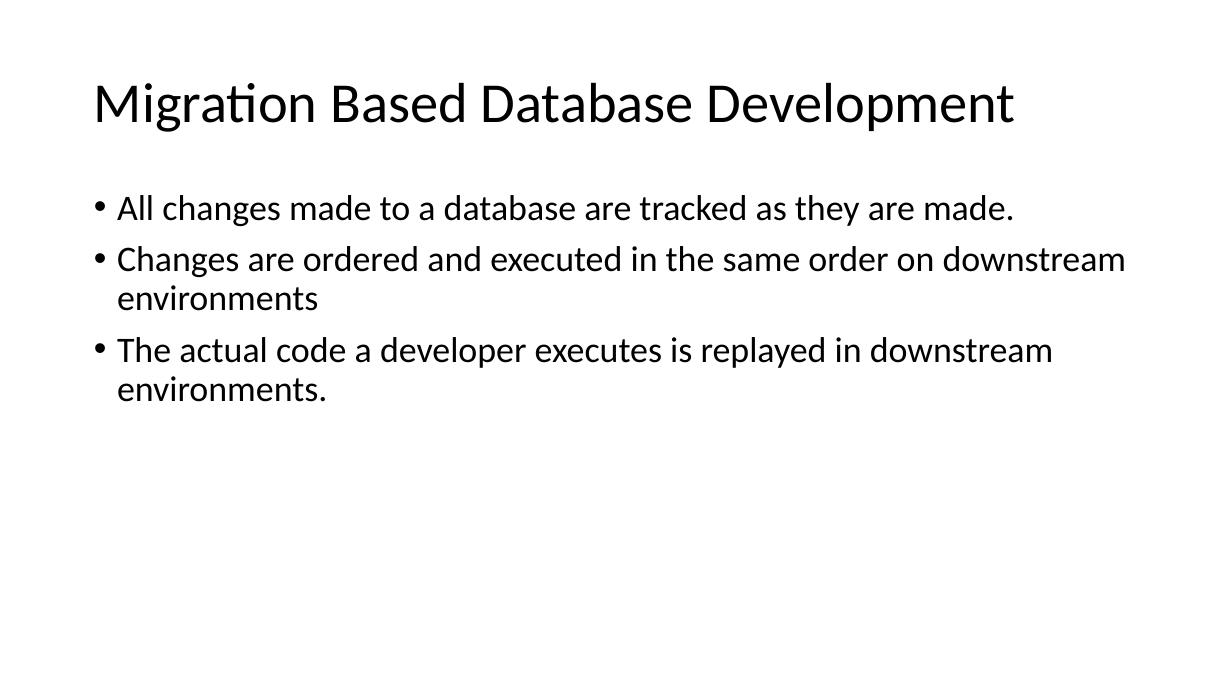
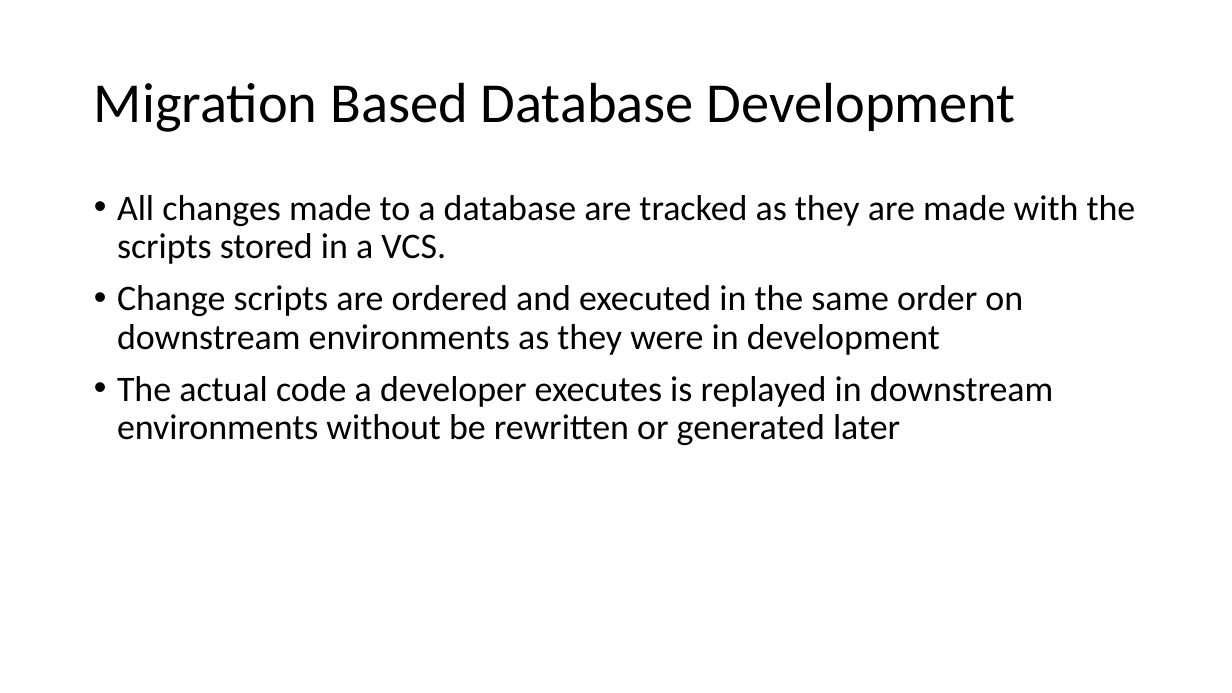
Before and after one commit to way0utwest/DatabaseDevOpsMS, a slide deck: slide 25 of Section 1- Intro to DevOps/1.1IntroDatabaseDevOps.pptx. Drawn at 1232x693 pixels with LibreOffice and Linux fonts; fonts in the diff are those of the drawing. Boxes give left, top, right and bottom in pixels: in the first picture for what was removed or moved away, otherwise in the second. Text is boxed around its words. In the diff, an @@ line names an element or a change of style, - is before the commit and + after.

```diff
--- a/Section 1- Intro to DevOps/1.1IntroDatabaseDevOps.pptx
+++ b/Section 1- Intro to DevOps/1.1IntroDatabaseDevOps.pptx
@@ text at (117,195,1136,445): text changed @@
-• All changes made to a database are tracked as they are made.
-• Changes are ordered and executed in the same order on downstream environments
-• The actual code a developer executes is replayed in downstream environments.
+• All changes made to a database are tracked as they are made with the scripts stored in a VCS.
+• Change scripts are ordered and executed in the same order on downstream environments as they were in development
+• The actual code a developer executes is replayed in downstream environments without be rewritten or generated later
```
Also in this commit, not shown: 3 other slides changed, 1 other file.
